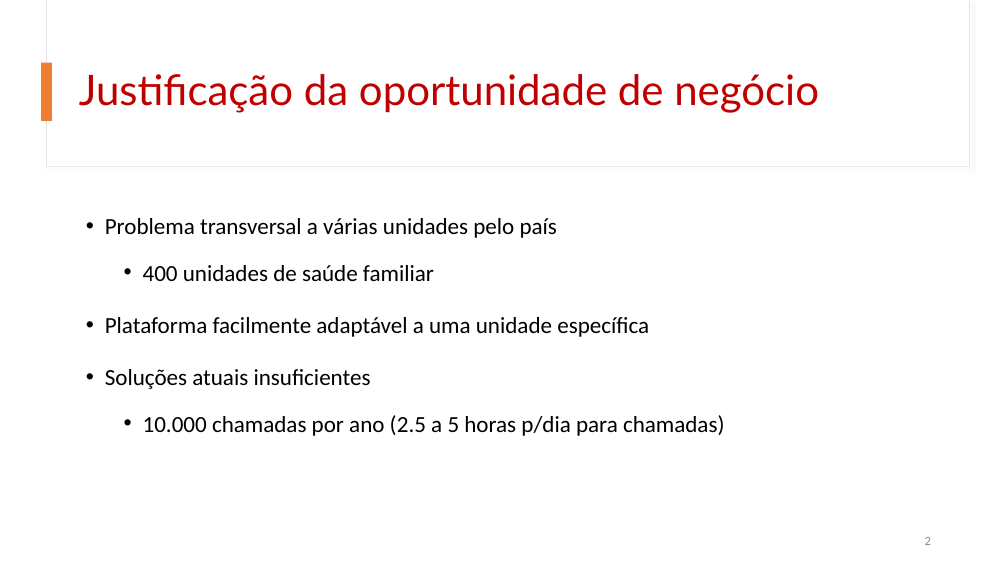
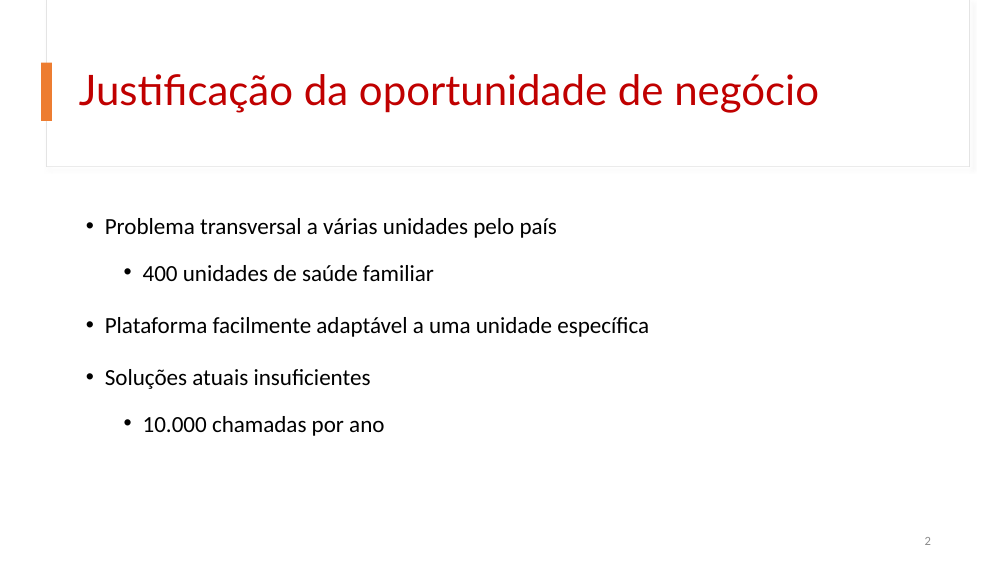
Before and after one commit to fliper6/USF-Portal_Utente, a slide deck: slide 2 of _apresentações/analise_mercado.pptx. Drawn at 1008x567 pixels with LibreOffice and Linux fonts; fonts in the diff are those of the drawing. Boxes give left, top, right and bottom in pixels: in the first picture for what was removed or moved away, otherwise in the second. Text is boxed around its words. In the diff, an @@ line names an element or a change of style, - is before the commit and + after.

```diff
--- a/_apresentações/analise_mercado.pptx
+++ b/_apresentações/analise_mercado.pptx
@@ text at [143,416,384,436]: text changed @@
-  • 10.000 chamadas por ano (2.5 a 5 horas p/dia para chamadas)
+  • 10.000 chamadas por ano
```
Also in this commit, not shown: 2 other slides changed, 4 other files.
